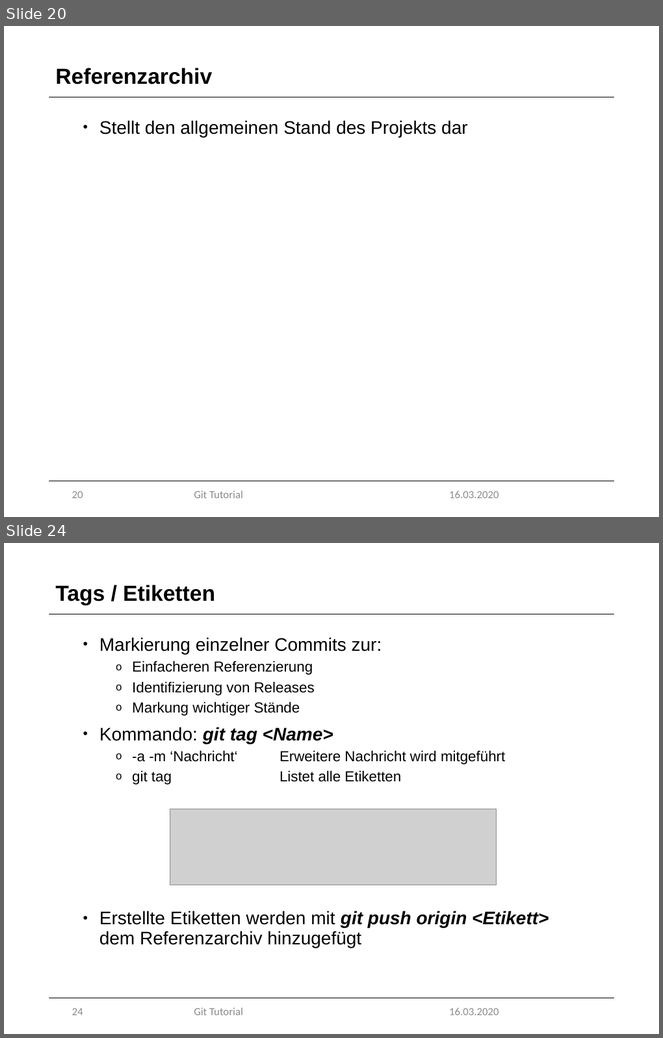
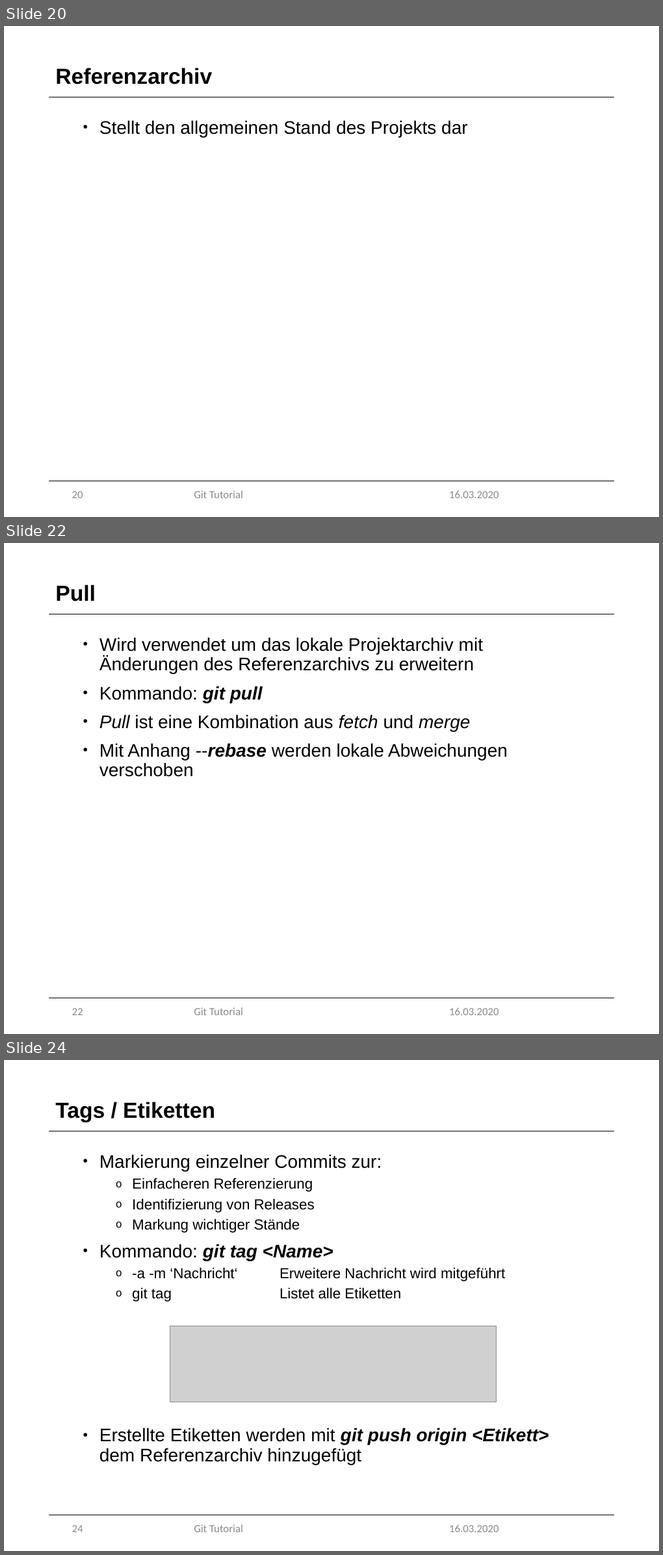
Before and after one commit to marcretzlaff/projektarbeit, a slide deck: Präsentation-90min/Präsentation-90min.pptx. Shown one above the other, each under a label of ours: slides 20 and 24 before the commit, slides 20, 22 and 24 after it; the slides between them are not shown. The pictures are 663x1038 and 663x1555 pixels, drawn with LibreOffice and Linux fonts; fonts in the diff are those of the drawing; grey boxes stand for pictures; background and template pictures are left out. Boxes give left, top, right and bottom in pixels: in the first picture for what was removed or moved away, otherwise in the second. Text is boxed around its words. In the diff, an @@ line names an element or a change of style, - is before the commit and + after.

```diff
--- a/Präsentation-90min/Präsentation-90min.pptx
+++ b/Präsentation-90min/Präsentation-90min.pptx
@@ slide 22 added at [4,543,659,1034], background #FFFFFF; not listed: 5 template elements that a slide beside it also shows @@
@@ title added at [55,585,96,601], 24 pt, text #000000, bold @@
+Pull
@@ text added at [100,637,508,777], 20 pt, text #000000 @@
+• Wird verwendet um das lokale Projektarchiv mit Änderungen des Referenzarchivs zu erweitern
+• Kommando: git pull
+• Pull ist eine Kombination aus fetch und merge
+• Mit Anhang --rebase werden lokale Abweichungen verschoben
```
Also in this commit, not shown: 4 slides changed, 1 other slide added, 1 slide removed.
